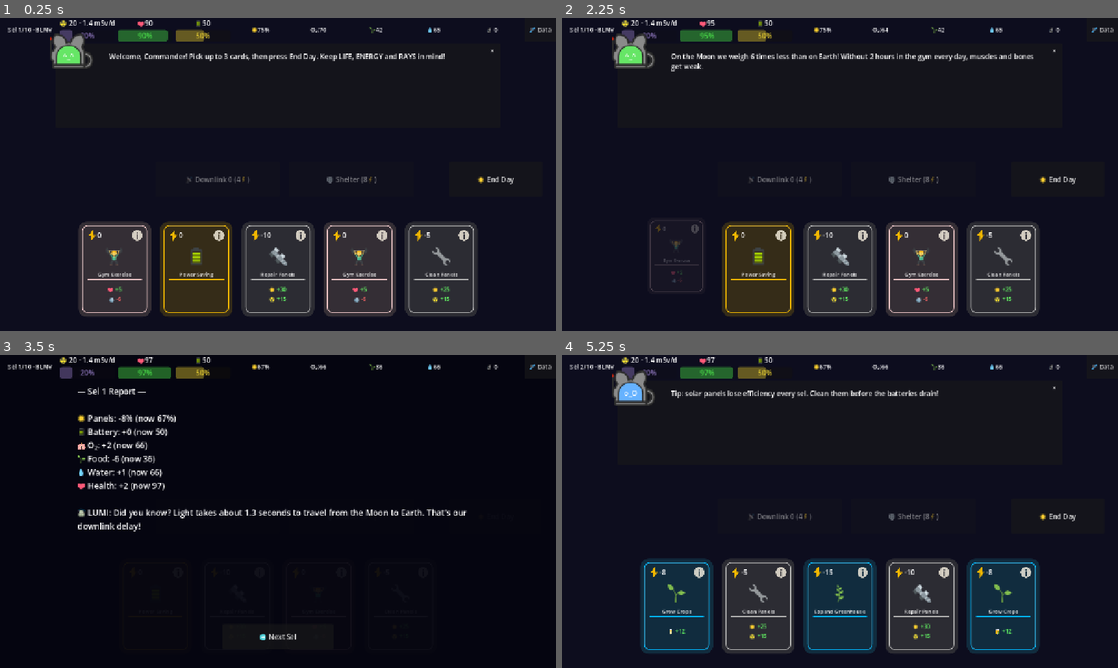
Above: before the commit, frames 1-4 (two rows, left to right).
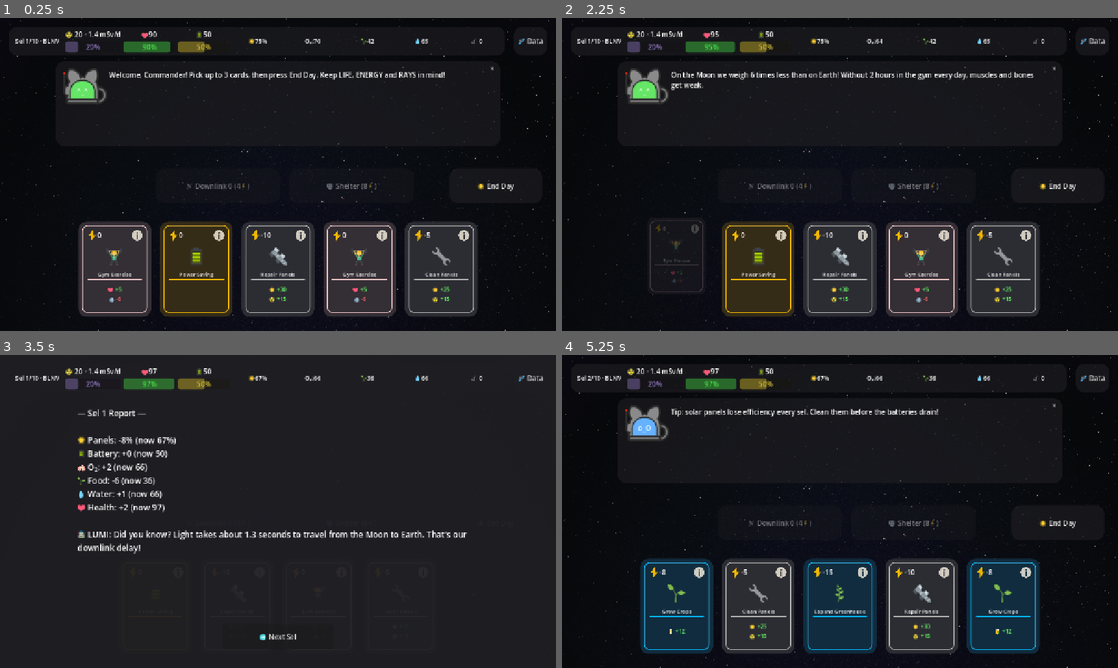
Above: after the commit, the same moments.

Repository: SadAlexa/2026-NASA-Challenge-Junior-Astronaut-Mission-Trainer
Game: Godot game, scene res://main.tscn
Two runs of this game, one before a commit and one after it. Both use one fixed random seed, a clock stepped at 60 frames per second and the inputs below.
Inputs (mouse positions are in pixels of both pictures, inside the frame that each line leads up to):
- Up to frame 1 (0.25 s): no input
- Up to frame 2 (2.25 s): click "🛰️ Data" at 0.5 s; click "×" at 1.25 s; click (701, 233) at 2.02 s
- Up to frame 3 (3.5 s): click "☀️ End Day" at 2.75 s
- Up to frame 4 (5.25 s): click "➡️ Next Sel" at 3.5 s; click "🛰️ Data" at 4.25 s; click "×" at 5 s

The runs differ from the first frame. In frame 1, 5.2% of the frame differs, in the area x 0-100%, y 0-100%; in frame 2, 5.5%; in frame 3, 75%; in frame 4, 5.0%.

Commit message:
feat: polished ui

Diff:
--- a/game/game/game.gd
+++ b/game/game/game.gd
@@ -19,8 +19,8 @@
 var report_overlay: Control
 var end_screen: Control
 var real_data_panel: Control
+var nasa_manager: Node
 var real_data_btn: Button
-var nasa_manager: Node
 
 var _crisis_event: Dictionary = {}
 var _science_note: String = ""
@@ -37,25 +37,18 @@
 	shelter_button = $ShelterButton
 	downlink_button = $DownlinkButton
 	lumi_box = $HUD/LumiBox
-	sel_label = $HUD/TopBar/SolCounter
+	sel_label = $HUD/Panel/TopBar/SolCounter
 	report_overlay = $ReportOverlay
 	end_screen = $EndScreen
 	real_data_panel = $HUD/RealDataPanel
+	real_data_btn = $HUD/Button
 
 	# Build-time NASA snapshot.
 	nasa_manager = preload("res://space_weather_manager.gd").new()
 	nasa_manager.name = "SpaceWeatherManager"
 	nasa_manager.weather_loaded.connect(_on_weather_loaded)
 	add_child(nasa_manager)
-
-	# Data button lives in the HUD top bar so it scales with the canvas.
-	real_data_btn = Button.new()
-	real_data_btn.text = "🛰️ Data"
-	real_data_btn.custom_minimum_size = Vector2(72, 30)
-	real_data_btn.add_theme_font_size_override("font_size", 14)
-	real_data_btn.tooltip_text = "Real NASA data used by this game"
 	real_data_btn.pressed.connect(_on_real_data_pressed)
-	$HUD/TopBar.add_child(real_data_btn)
 
 	GameState.state_changed.connect(_on_state_changed)
 	end_day_button.pressed.connect(_on_end_day)
--- a/game/game/game.tscn
+++ b/game/game/game.tscn
@@ -9,6 +9,8 @@
 [ext_resource type="Script" uid="uid://c8wu1a0hrjx4a" path="res://game/end_screen.gd" id="7"]
 [ext_resource type="Script" uid="uid://dv6w0ykbokike" path="res://ui/data_panel.gd" id="8"]
 [ext_resource type="Texture2D" uid="uid://brsawed50p8fn" path="res://assets/Lumi.svg" id="9"]
+[ext_resource type="Theme" uid="uid://b4xchesx8ylq1" path="res://ui/theme.tres" id="10_3vho3"]
+[ext_resource type="Texture2D" uid="uid://dn3d1ab6b5ujf" path="res://assets/background.png" id="10_j8tme"]
 
 [node name="root2" type="Control" unique_id=1693380239]
 layout_mode = 3
@@ -19,11 +21,18 @@
 grow_vertical = 2
 script = ExtResource("1")
 
+[node name="TextureRect" type="TextureRect" parent="." unique_id=1834867709]
+layout_mode = 0
+offset_right = 1280.0
+offset_bottom = 720.0
+texture = ExtResource("10_j8tme")
+expand_mode = 2
+
 [node name="Background" type="ColorRect" parent="." unique_id=390831257]
 layout_mode = 0
 anchor_right = 1.0
 anchor_bottom = 1.0
-color = Color(0.05, 0.05, 0.12, 1)
+color = Color(0.08627451, 0.08235294, 0.09803922, 0.34509805)
 
 [node name="CardSystem" type="Node" parent="." unique_id=1452801503]
 script = ExtResource("2")
@@ -37,19 +46,34 @@
 [node name="HUD" type="CanvasLayer" parent="." unique_id=866805798]
 script = ExtResource("5")
 
-[node name="TopBar" type="HBoxContainer" parent="HUD" unique_id=2093845878]
-anchors_preset = 10
-anchor_right = 1.0
-offset_bottom = 50.0
+[node name="Panel" type="Panel" parent="HUD" unique_id=1339474797]
+anchors_preset = -1
+anchor_left = 0.016
+anchor_top = 0.028
+anchor_right = 0.984
+anchor_bottom = 0.101
+offset_left = -0.48000145
+offset_top = -0.15999985
+offset_right = -96.52002
+offset_bottom = 13.279999
+theme = ExtResource("10_3vho3")
+
+[node name="TopBar" type="HBoxContainer" parent="HUD/Panel" unique_id=2093845878]
+layout_mode = 1
+anchors_preset = 15
+anchor_right = 1.0
+anchor_bottom = 1.0
+grow_horizontal = 2
+grow_vertical = 2
 size_flags_horizontal = 3
 size_flags_vertical = 3
 theme_override_constants/separation = 6
 alignment = 1
 
-[node name="PaddingRight" type="Panel" parent="HUD/TopBar" unique_id=1644673532]
-layout_mode = 2
-
-[node name="SolCounter" type="Label" parent="HUD/TopBar" unique_id=1006977177]
+[node name="PaddingRight" type="Panel" parent="HUD/Panel/TopBar" unique_id=1644673532]
+layout_mode = 2
+
+[node name="SolCounter" type="Label" parent="HUD/Panel/TopBar" unique_id=1006977177]
 layout_mode = 2
 size_flags_horizontal = 3
 size_flags_vertical = 1
@@ -57,12 +81,12 @@
 horizontal_alignment = 1
 vertical_alignment = 1
 
-[node name="RaysContainer" type="VBoxContainer" parent="HUD/TopBar" unique_id=1836202231]
-layout_mode = 2
-size_flags_horizontal = 3
-alignment = 1
-
-[node name="RaysLabel" type="Label" parent="HUD/TopBar/RaysContainer" unique_id=716937143]
+[node name="RaysContainer" type="VBoxContainer" parent="HUD/Panel/TopBar" unique_id=1836202231]
+layout_mode = 2
+size_flags_horizontal = 3
+alignment = 1
+
+[node name="RaysLabel" type="Label" parent="HUD/Panel/TopBar/RaysContainer" unique_id=716937143]
 layout_mode = 2
 size_flags_horizontal = 3
 size_flags_vertical = 1
@@ -70,18 +94,18 @@
 horizontal_alignment = 1
 vertical_alignment = 1
 
-[node name="RaysBar" type="ProgressBar" parent="HUD/TopBar/RaysContainer" unique_id=1755504018]
+[node name="RaysBar" type="ProgressBar" parent="HUD/Panel/TopBar/RaysContainer" unique_id=1755504018]
 custom_minimum_size = Vector2(72, 20)
 layout_mode = 2
 size_flags_horizontal = 3
 size_flags_vertical = 1
 
-[node name="HealthContainer" type="VBoxContainer" parent="HUD/TopBar" unique_id=1999250309]
-layout_mode = 2
-size_flags_horizontal = 3
-alignment = 1
-
-[node name="HealthLabel" type="Label" parent="HUD/TopBar/HealthContainer" unique_id=2038302169]
+[node name="HealthContainer" type="VBoxContainer" parent="HUD/Panel/TopBar" unique_id=1999250309]
+layout_mode = 2
+size_flags_horizontal = 3
+alignment = 1
+
+[node name="HealthLabel" type="Label" parent="HUD/Panel/TopBar/HealthContainer" unique_id=2038302169]
 layout_mode = 2
 size_flags_horizontal = 3
 size_flags_vertical = 1
@@ -89,18 +113,18 @@
 horizontal_alignment = 1
 vertical_alignment = 1
 
-[node name="LifeBar" type="ProgressBar" parent="HUD/TopBar/HealthContainer" unique_id=1081979223]
+[node name="LifeBar" type="ProgressBar" parent="HUD/Panel/TopBar/HealthContainer" unique_id=1081979223]
 custom_minimum_size = Vector2(72, 20)
 layout_mode = 2
 size_flags_horizontal = 3
 size_flags_vertical = 1
 
-[node name="EnergyContainer" type="VBoxContainer" parent="HUD/TopBar" unique_id=1570030735]
-layout_mode = 2
-size_flags_horizontal = 3
-alignment = 1
-
-[node name="EnergyLabel" type="Label" parent="HUD/TopBar/EnergyContainer" unique_id=1354039648]
+[node name="EnergyContainer" type="VBoxContainer" parent="HUD/Panel/TopBar" unique_id=1570030735]
+layout_mode = 2
+size_flags_horizontal = 3
+alignment = 1
+
+[node name="EnergyLabel" type="Label" parent="HUD/Panel/TopBar/EnergyContainer" unique_id=1354039648]
 layout_mode = 2
 size_flags_horizontal = 3
 size_flags_vertical = 1
@@ -108,13 +132,13 @@
 horizontal_alignment = 1
 vertical_alignment = 1
 
-[node name="EnergyBar" type="ProgressBar" parent="HUD/TopBar/EnergyContainer" unique_id=955235882]
+[node name="EnergyBar" type="ProgressBar" parent="HUD/Panel/TopBar/EnergyContainer" unique_id=955235882]
 custom_minimum_size = Vector2(72, 20)
 layout_mode = 2
 size_flags_horizontal = 3
 size_flags_vertical = 1
 
-[node name="PanelsLabel" type="Label" parent="HUD/TopBar" unique_id=37801483]
+[node name="PanelsLabel" type="Label" parent="HUD/Panel/TopBar" unique_id=37801483]
 layout_mode = 2
 size_flags_horizontal = 3
 size_flags_vertical = 1
@@ -122,7 +146,7 @@
 horizontal_alignment = 1
 vertical_alignment = 1
 
-[node name="O2Mini" type="Label" parent="HUD/TopBar" unique_id=551025457]
+[node name="O2Mini" type="Label" parent="HUD/Panel/TopBar" unique_id=551025457]
 layout_mode = 2
 size_flags_horizontal = 3
 size_flags_vertical = 1
@@ -130,7 +154,7 @@
 horizontal_alignment = 1
 vertical_alignment = 1
 
-[node name="FoodMini" type="Label" parent="HUD/TopBar" unique_id=829176889]
+[node name="FoodMini" type="Label" parent="HUD/Panel/TopBar" unique_id=829176889]
 layout_mode = 2
 size_flags_horizontal = 3
 size_flags_vertical = 1
@@ -138,7 +162,7 @@
 horizontal_alignment = 1
 vertical_alignment = 1
 
-[node name="WaterMini" type="Label" parent="HUD/TopBar" unique_id=350327560]
+[node name="WaterMini" type="Label" parent="HUD/Panel/TopBar" unique_id=350327560]
 layout_mode = 2
 size_flags_horizontal = 3
 size_flags_vertical = 1
@@ -146,7 +170,7 @@
 horizontal_alignment = 1
 vertical_alignment = 1
 
-[node name="ScienceBadge" type="Label" parent="HUD/TopBar" unique_id=1721768012]
+[node name="ScienceBadge" type="Label" parent="HUD/Panel/TopBar" unique_id=1721768012]
 layout_mode = 2
 size_flags_horizontal = 3
 size_flags_vertical = 1
@@ -154,8 +178,17 @@
 horizontal_alignment = 1
 vertical_alignment = 1
 
-[node name="PaddingLeft" type="Panel" parent="HUD/TopBar" unique_id=1210240229]
-layout_mode = 2
+[node name="PaddingLeft" type="Panel" parent="HUD/Panel/TopBar" unique_id=1210240229]
+layout_mode = 2
+
+[node name="Button" type="Button" parent="HUD" unique_id=1529969319]
+offset_left = 1183.0
+offset_top = 20.0
+offset_right = 1260.0
+offset_bottom = 86.0
+tooltip_text = "Real NASA data used by this game"
+theme = ExtResource("10_3vho3")
+text = "🛰️ Data"
 
 [node name="LumiBox" type="Panel" parent="HUD" unique_id=2136812780]
 anchors_preset = -1
@@ -163,22 +196,36 @@
 anchor_top = 0.08
 anchor_right = 0.9
 anchor_bottom = 0.35
+offset_top = 42.4
+offset_bottom = 42.399994
+theme = ExtResource("10_3vho3")
 script = ExtResource("6")
 
 [node name="Avatar" type="ColorRect" parent="HUD/LumiBox" unique_id=601790780]
 custom_minimum_size = Vector2(60, 60)
-layout_mode = 0
+layout_mode = 1
+anchors_preset = -1
+anchor_right = 0.12200001
+anchor_bottom = 0.59900004
+offset_left = 32.0
+offset_top = 38.4
+offset_right = -32.92801
+offset_bottom = -18.0456
 color = Color(0.4, 0.6, 1, 1)
+metadata/_edit_group_ = true
 
 [node name="FaceLabel" type="Label" parent="HUD/LumiBox/Avatar" unique_id=2169645]
-layout_mode = 0
-anchor_right = 1.0
-anchor_bottom = 1.0
+layout_mode = 1
+anchors_preset = 15
+anchor_right = 1.0
+anchor_bottom = 1.0
+grow_horizontal = 2
+grow_vertical = 2
 text = "😊"
 horizontal_alignment = 1
 vertical_alignment = 1
 
-[node name="Helmet" type="TextureRect" parent="HUD/LumiBox" unique_id=9000001]
+[node name="Helmet" type="TextureRect" parent="HUD/LumiBox/Avatar" unique_id=9000001]
 custom_minimum_size = Vector2(60, 60)
 layout_mode = 0
 offset_left = -13.0
@@ -264,9 +311,11 @@
 anchor_right = 1.0
 anchor_bottom = 1.0
 offset_left = 67.31995
-offset_top = 331.0
+offset_top = 346.0
 offset_right = -31.599976
-offset_bottom = -308.6
+offset_bottom = -293.6
+mouse_default_cursor_shape = 2
+theme = ExtResource("10_3vho3")
 text = "☀️ End Day"
 
 [node name="ShelterButton" type="Button" parent="." unique_id=260333822]
@@ -275,9 +324,11 @@
 anchor_left = 0.52
 anchor_right = 0.75
 anchor_bottom = 1.0
-offset_top = 331.0
+offset_top = 346.0
 offset_right = -8.0
-offset_bottom = -308.6
+offset_bottom = -293.6
+mouse_default_cursor_shape = 2
+theme = ExtResource("10_3vho3")
 disabled = true
 toggle_mode = true
 text = "🛡️ Shelter (8⚡)"
@@ -288,15 +339,18 @@
 anchor_left = 0.28
 anchor_right = 0.51
 anchor_bottom = 1.0
-offset_top = 331.0
+offset_top = 346.0
 offset_right = -8.0
-offset_bottom = -308.6
+offset_bottom = -293.6
+mouse_default_cursor_shape = 2
+theme = ExtResource("10_3vho3")
 disabled = true
 text = "📡 Downlink 0 (4⚡)"
 
 [node name="ReportOverlay" type="Control" parent="." unique_id=16395869]
 visible = false
-anchors_preset = 0
+layout_mode = 1
+anchors_preset = 15
 anchor_right = 1.0
 anchor_bottom = 1.0
 
@@ -304,7 +358,7 @@
 layout_mode = 0
 anchor_right = 1.0
 anchor_bottom = 1.0
-color = Color(0.02, 0.02, 0.06, 0.94)
+color = Color(0.12156863, 0.11764706, 0.13725491, 0.9411765)
 
 [node name="ReportText" type="RichTextLabel" parent="ReportOverlay" unique_id=832640369]
 layout_mode = 0
@@ -312,9 +366,10 @@
 anchor_top = 0.08
 anchor_right = 0.88
 anchor_bottom = 0.82
-offset_left = 24.0
-offset_top = 12.0
+offset_left = 24.000015
+offset_top = 62.4
 offset_right = -24.0
+offset_bottom = 50.400024
 theme_override_constants/line_separation = 4
 theme_override_font_sizes/normal_font_size = 19
 bbcode_enabled = true
@@ -329,7 +384,8 @@
 
 [node name="EndScreen" type="Control" parent="." unique_id=1108907684]
 visible = false
-anchors_preset = 0
+layout_mode = 1
+anchors_preset = 15
 anchor_right = 1.0
 anchor_bottom = 1.0
 script = ExtResource("7")
--- a/game/ui/hud.gd
+++ b/game/ui/hud.gd
@@ -1,22 +1,22 @@
 extends CanvasLayer
 ## HUD — binds bars to GameState.
 
-@onready var sel_label: Label = $TopBar/SolCounter
-@onready var energy_bar: ProgressBar = $TopBar/EnergyContainer/EnergyBar
-@onready var energy_label: Label = $TopBar/EnergyContainer/EnergyLabel
-@onready var panels_label: Label = $TopBar/PanelsLabel
-@onready var life_bar: ProgressBar = $TopBar/HealthContainer/LifeBar
-@onready var health_label: Label = $TopBar/HealthContainer/HealthLabel
-@onready var o2_mini: Label = $TopBar/O2Mini
-@onready var food_mini: Label = $TopBar/FoodMini
-@onready var water_mini: Label = $TopBar/WaterMini
-@onready var rays_bar: ProgressBar = $TopBar/RaysContainer/RaysBar
-@onready var rays_label: Label = $TopBar/RaysContainer/RaysLabel
-@onready var science_badge: Label = $TopBar/ScienceBadge
+@onready var sel_label: Label = $Panel/TopBar/SolCounter
+@onready var energy_bar: ProgressBar = $Panel/TopBar/EnergyContainer/EnergyBar
+@onready var energy_label: Label = $Panel/TopBar/EnergyContainer/EnergyLabel
+@onready var panels_label: Label = $Panel/TopBar/PanelsLabel
+@onready var life_bar: ProgressBar = $Panel/TopBar/HealthContainer/LifeBar
+@onready var health_label: Label = $Panel/TopBar/HealthContainer/HealthLabel
+@onready var o2_mini: Label = $Panel/TopBar/O2Mini
+@onready var food_mini: Label = $Panel/TopBar/FoodMini
+@onready var water_mini: Label = $Panel/TopBar/WaterMini
+@onready var rays_bar: ProgressBar = $Panel/TopBar/RaysContainer/RaysBar
+@onready var rays_label: Label = $Panel/TopBar/RaysContainer/RaysLabel
+@onready var science_badge: Label = $Panel/TopBar/ScienceBadge
 
 
 func _ready() -> void:
-	for child in $TopBar.get_children():
+	for child in $Panel/TopBar.get_children():
 		if child is Label:
 			child.add_theme_font_size_override("font_size", 14)
 	GameState.state_changed.connect(_update)
--- a/game/ui/lumi_box.gd
+++ b/game/ui/lumi_box.gd
@@ -3,7 +3,7 @@
 
 @onready var avatar: ColorRect = $Avatar
 @onready var face_label: Label = $Avatar/FaceLabel
-@onready var helmet: TextureRect = $Helmet
+@onready var helmet: TextureRect = $Avatar/Helmet
 @onready var speech: RichTextLabel = $Speech
 
 var close_btn: Button
--- /dev/null
+++ b/game/ui/theme.tres
@@ -0,0 +1,51 @@
+[gd_resource type="Theme" format=3 uid="uid://b4xchesx8ylq1"]
+
+[sub_resource type="StyleBoxFlat" id="StyleBoxFlat_rqugq"]
+bg_color = Color(0.12156863, 0.11764706, 0.13725491, 0.30588236)
+corner_radius_top_left = 20
+corner_radius_top_right = 20
+corner_radius_bottom_right = 20
+corner_radius_bottom_left = 20
+
+[sub_resource type="StyleBoxFlat" id="StyleBoxFlat_jf26r"]
+bg_color = Color(0.21373901, 0.20787776, 0.23722467, 0.627451)
+corner_radius_top_left = 20
+corner_radius_top_right = 20
+corner_radius_bottom_right = 20
+corner_radius_bottom_left = 20
+
+[sub_resource type="StyleBoxFlat" id="StyleBoxFlat_6lx7k"]
+bg_color = Color(0.21373901, 0.20787776, 0.23722467, 0.627451)
+corner_radius_top_left = 20
+corner_radius_top_right = 20
+corner_radius_bottom_right = 20
+corner_radius_bottom_left = 20
+
+[sub_resource type="StyleBoxFlat" id="StyleBoxFlat_iqtc0"]
+bg_color = Color(0.12156863, 0.11764706, 0.13725491, 0.627451)
+corner_radius_top_left = 20
+corner_radius_top_right = 20
+corner_radius_bottom_right = 20
+corner_radius_bottom_left = 20
+
+[sub_resource type="StyleBoxFlat" id="StyleBoxFlat_7any1"]
+bg_color = Color(0.12156863, 0.11764706, 0.13725491, 0.7058824)
+corner_radius_top_left = 20
+corner_radius_top_right = 20
+corner_radius_bottom_right = 20
+corner_radius_bottom_left = 20
+
+[sub_resource type="StyleBoxFlat" id="StyleBoxFlat_denks"]
+bg_color = Color(0.12156863, 0.11764706, 0.13725491, 0.627451)
+corner_radius_top_left = 20
+corner_radius_top_right = 20
+corner_radius_bottom_right = 20
+corner_radius_bottom_left = 20
+
+[resource]
+Button/styles/disabled = SubResource("StyleBoxFlat_rqugq")
+Button/styles/focus = SubResource("StyleBoxFlat_jf26r")
+Button/styles/hover = SubResource("StyleBoxFlat_6lx7k")
+Button/styles/normal = SubResource("StyleBoxFlat_iqtc0")
+Button/styles/pressed = SubResource("StyleBoxFlat_7any1")
+Panel/styles/panel = SubResource("StyleBoxFlat_denks")
Binary file added: game/assets/background.png
Not shown, added: game/assets/background.png.import
